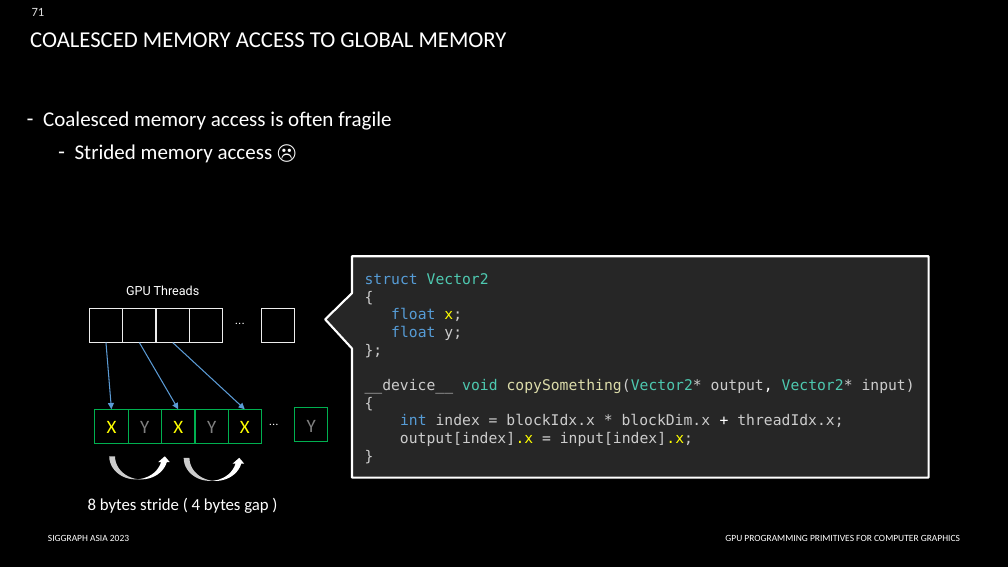
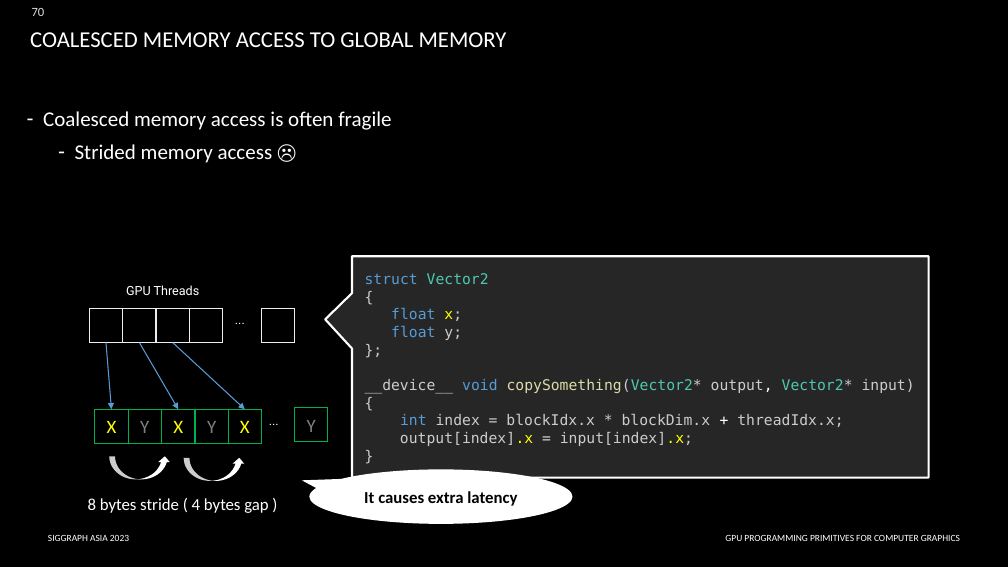
Before and after one commit to gpu-primitives-course/gpu-primitives-course.github.io, a slide deck: slide 70 of content/sa-course-slides.pptx (slide 71 before the commit). Drawn at 1008x567 pixels with LibreOffice and Linux fonts; fonts in the diff are those of the drawing; background and template pictures are left out. Boxes give left, top, right and bottom in pixels: in the first picture for what was removed or moved away, otherwise in the second. Text is boxed around its words. In the diff, an @@ line names an element or a change of style, - is before the commit and + after.

```diff
--- a/content/sa-course-slides.pptx
+++ b/content/sa-course-slides.pptx
@@ page number at [32, 8, 45, 16]: text changed @@
-71
+70
@@ text in speech box at [365, 379, 915, 394]: text colour #4EC9B0 to #569CD6 in "void" @@
@@ speech bubble added at [309, 470, 572, 524], fill #FFFFFF, 16 pt, text #000000, bold @@
+It causes extra latency
```
Also in this commit, not shown: 7 other slides changed, 1 slide removed, 3 other files.
